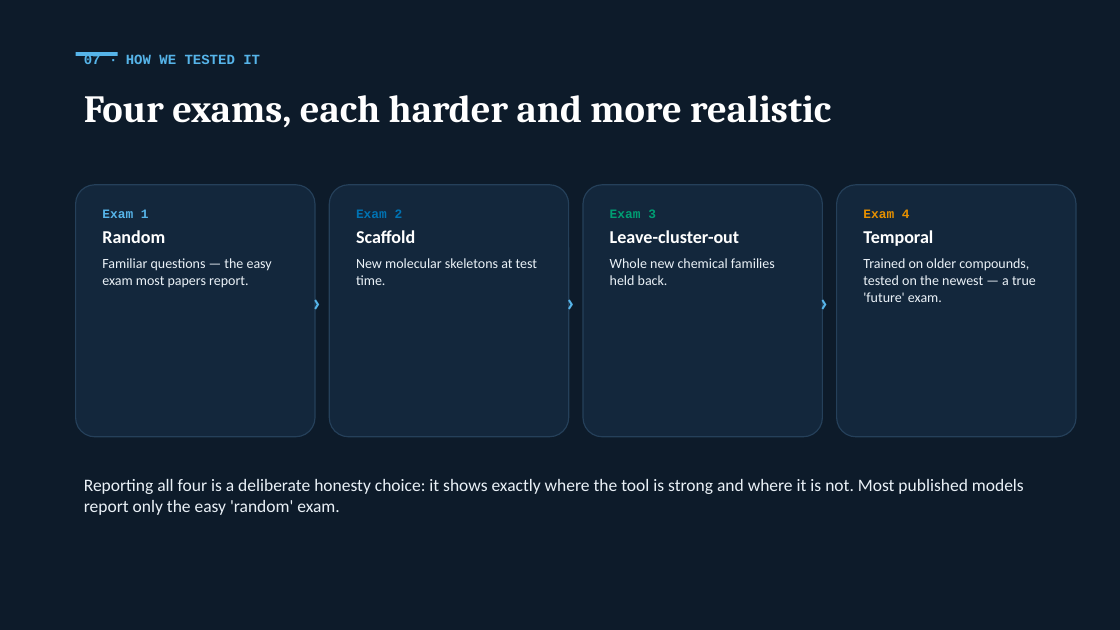
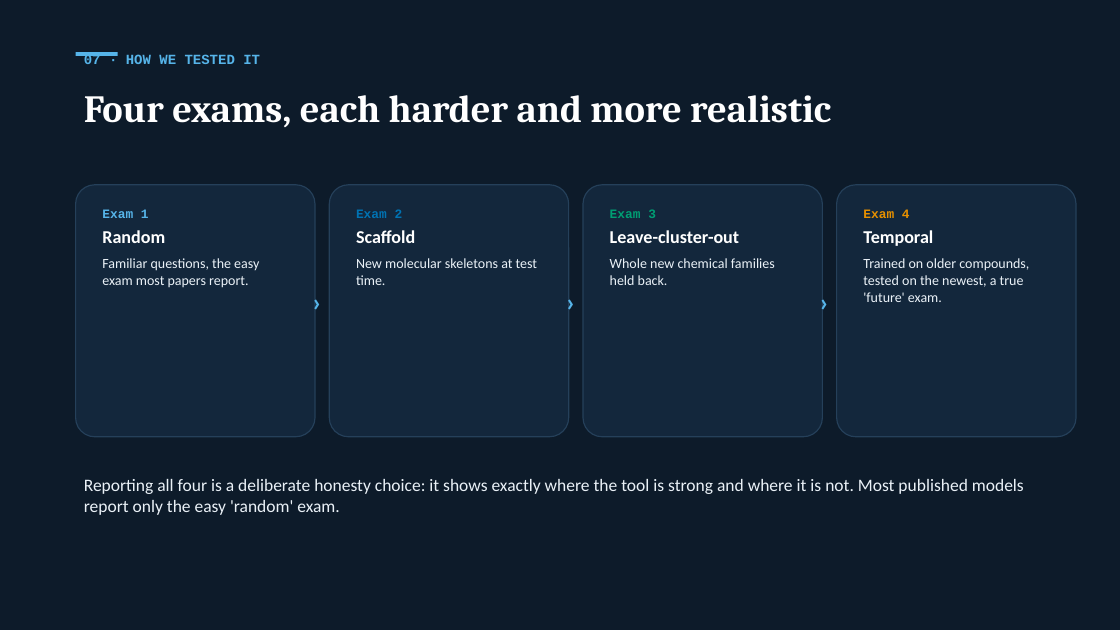
Before and after one commit to krishna-g-999/brainsafe-ai, a slide deck: slide 8 of BrainSafe_AI_Presentation.pptx. Drawn at 1120x630 pixels with LibreOffice and Linux fonts; fonts in the diff are those of the drawing. Boxes give left, top, right and bottom in pixels: in the first picture for what was removed or moved away, otherwise in the second. Text is boxed around its words. In the diff, an @@ line names an element or a change of style, - is before the commit and + after.

```diff
--- a/BrainSafe_AI_Presentation.pptx
+++ b/BrainSafe_AI_Presentation.pptx
@@ text at box(102, 258, 259, 288): text changed @@
-Familiar questions — the easy exam most papers report.
+Familiar questions, the easy exam most papers report.
@@ text at box(863, 258, 1029, 302): text changed @@
-Trained on older compounds, tested on the newest — a true 'future' exam.
+Trained on older compounds, tested on the newest, a true 'future' exam.
```
Also in this commit, not shown: 15 other slides changed, 19 other files.
